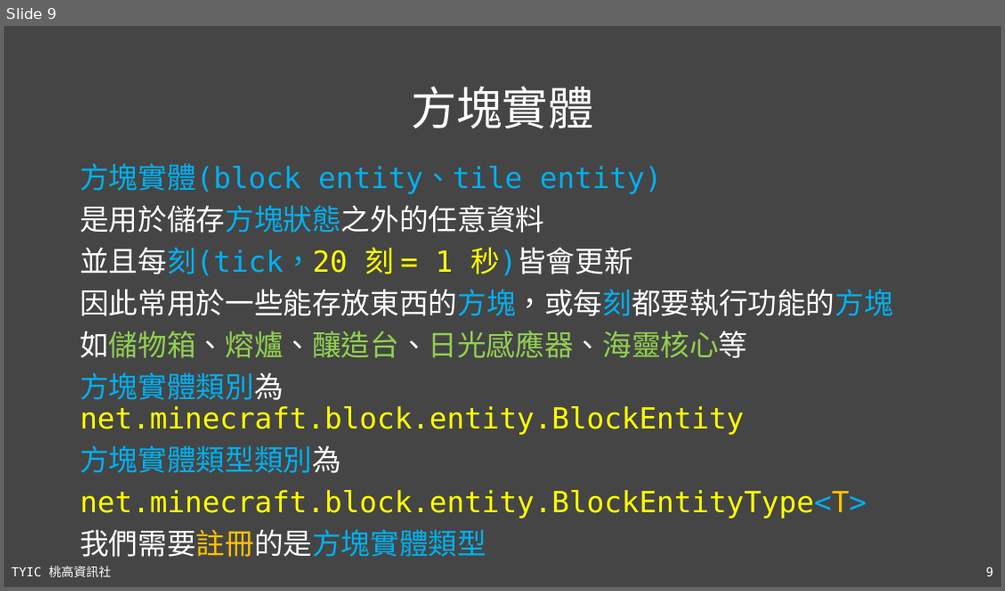
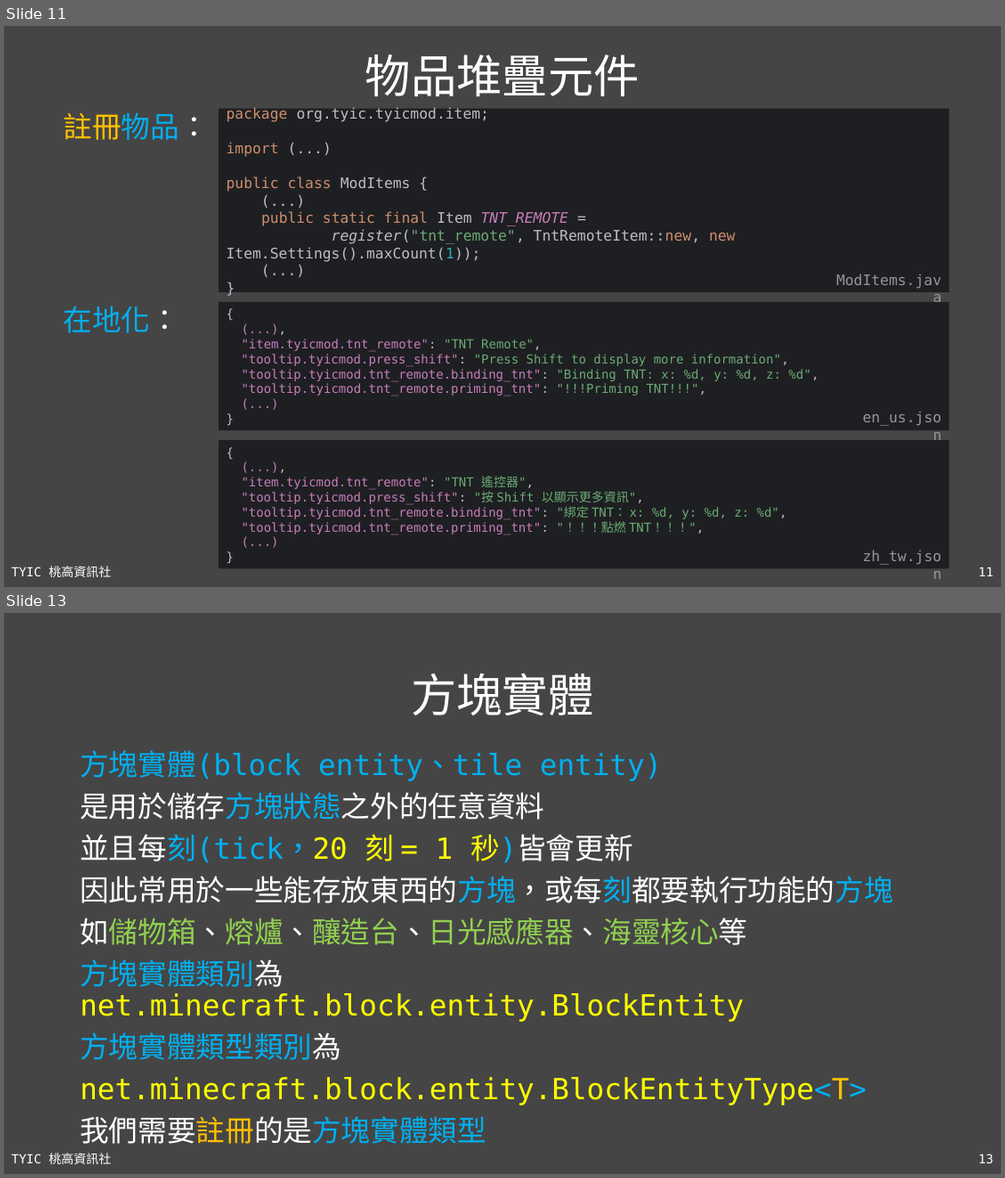
Before and after one commit to TYSHIC/slides, a slide deck: ppt/54_Java 專案：NBT.pptx. Shown one above the other, each under a label of ours: slide 9 before the commit, slides 11 and 13 after it; the slides between them are not shown. The pictures are 1005x591 and 1005x1178 pixels, drawn with LibreOffice and Linux fonts; fonts in the diff are those of the drawing. Boxes give left, top, right and bottom in pixels: in the first picture for what was removed or moved away, otherwise in the second. Text is boxed around its words. In the diff, an @@ line names an element or a change of style, - is before the commit and + after.

```diff
--- a/ppt/54_Java 專案：NBT.pptx
+++ b/ppt/54_Java 專案：NBT.pptx
@@ slide 11 added at (4, 26, 1001, 587), background #454545; not listed: 2 template elements that a slide beside it also shows @@
@@ title added at (365, 54, 639, 96), 44 pt, text #FFFFFF @@
+物品堆疊元件
@@ text added at (64, 112, 209, 140), 28 pt, text #FFC000 @@
+註冊物品：
@@ rectangle added at (218, 108, 949, 292), fill #1E1F22, 14 pt, text #BCBEC4 @@
+package org.tyic.tyicmod.item;
+import (...)
+public class ModItems {
+(...)
+public static final Item TNT_REMOTE =
+register("tnt_remote", TntRemoteItem::new, new Item.Settings().maxCount(1));
+(...)
+}
@@ text added at (836, 274, 941, 289), 14 pt, text #969696 @@
+ModItems.java
@@ text added at (64, 305, 180, 333), 28 pt, text #00B0F0 @@
+在地化：
@@ rectangle added at (218, 302, 949, 431), fill #1E1F22, 12 pt, text #C77DBB @@
+{
+(...),
+"item.tyicmod.tnt_remote": "TNT Remote",
+"tooltip.tyicmod.press_shift": "Press Shift to display more information",
+"tooltip.tyicmod.tnt_remote.binding_tnt": "Binding TNT: x: %d, y: %d, z: %d",
+"tooltip.tyicmod.tnt_remote.priming_tnt": "!!!Priming TNT!!!",
+(...)
+}
@@ text added at (863, 411, 942, 426), 14 pt, text #969696 @@
+en_us.json
@@ rectangle added at (218, 440, 949, 569), fill #1E1F22, 12 pt, text #C77DBB @@
+{
+(...),
+"item.tyicmod.tnt_remote": "TNT 遙控器",
+"tooltip.tyicmod.press_shift": "按 Shift 以顯示更多資訊",
+"tooltip.tyicmod.tnt_remote.binding_tnt": "綁定 TNT： x: %d, y: %d, z: %d",
+"tooltip.tyicmod.tnt_remote.priming_tnt": "！！！點燃 TNT！！！",
+(...)
+}
@@ text added at (863, 549, 942, 564), 14 pt, text #969696 @@
+zh_tw.json
@@ what was slide 9 is now slide 13 @@
@@ page number at (979, 1153, 994, 1163): text changed @@
-9
+13
```
Also in this commit, not shown: 3 other slides added, 6 other files.
